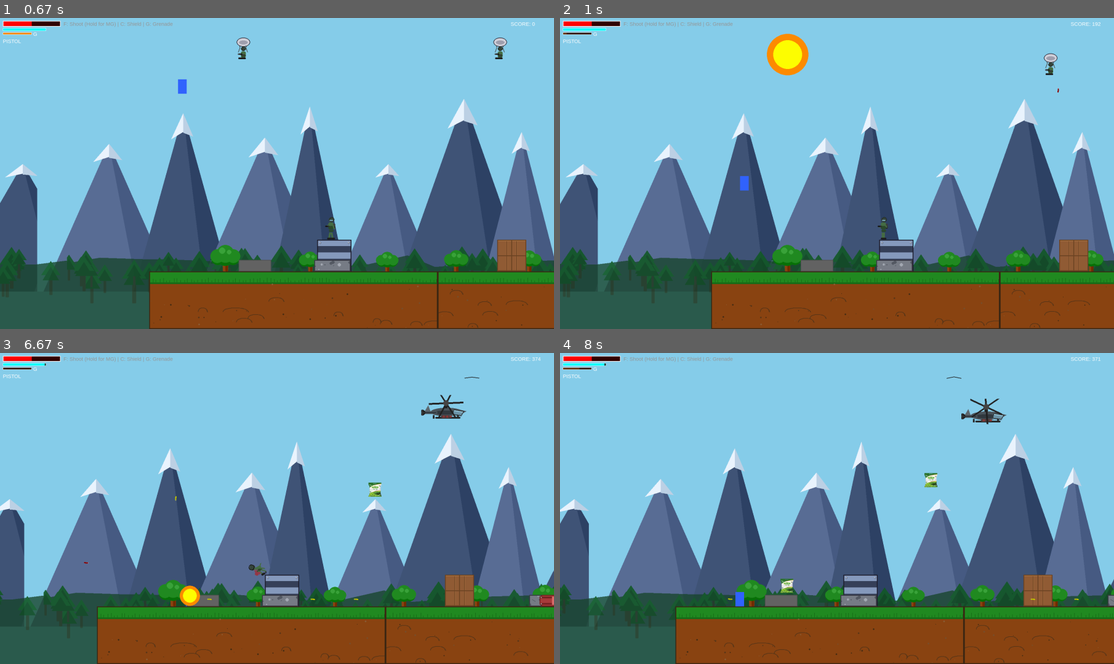
Above: before the commit, frames 1-4 (two rows, left to right).
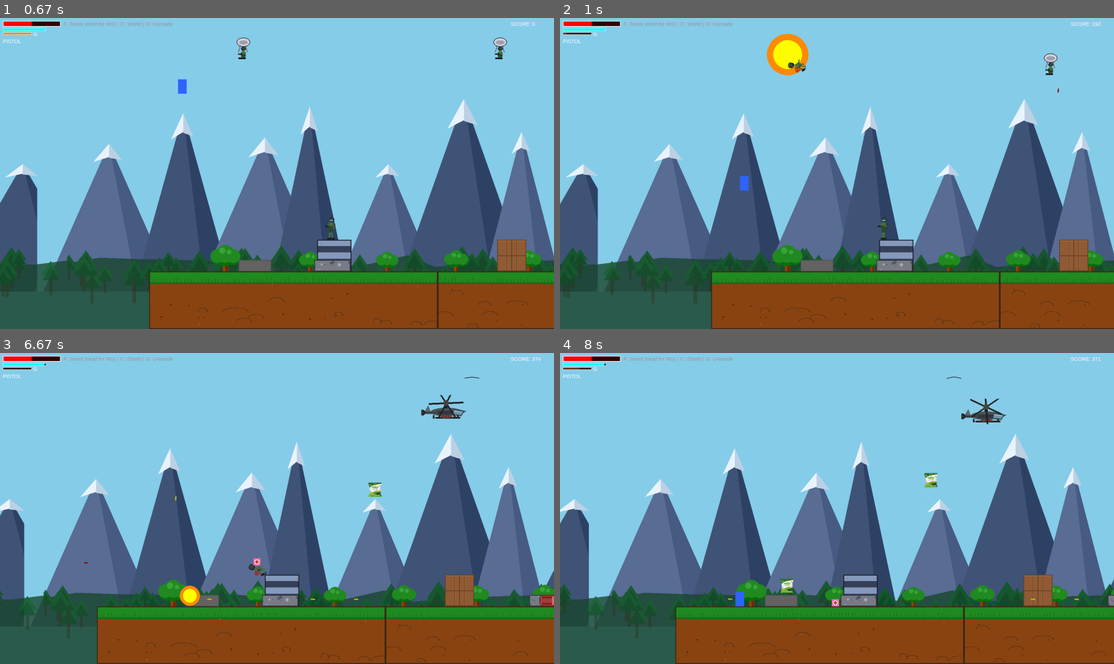
Above: after the commit, the same moments.

Repository: SayaUSB/FP-PBO-Pygame
Game: pygame game, started from main.py
Two runs of this game, one before a commit and one after it. Both use one fixed random seed, a clock stepped at 60 frames per second and the inputs below.
Inputs:
- Up to frame 1 (0.67 s): tap Enter at 0.33 s
- Up to frame 2 (1 s): tap G at 0.67 s
- Up to frame 3 (6.67 s): hold Right 1-1.47 s; tap F at 1.07, 1.37, 1.57, 1.9, 2.2, 2.4, 2.7, 2.97, 3.3, 3.6, 3.73, 4.13, 4.43, 4.8, 5.2, 5.5, 5.7, 6, 6.2, 6.53 s; tap G at 1.15, 2.48, 3.82, 5.28, 6.62 s; hold Up 1.5-1.8 s; hold Right 1.83-2.3 s; tap C at 1.98, 3.38, 4.88, 6.28 s; hold Left 2.33-2.87 s; hold Down 2.9-3.2 s; hold Left 3.23-3.63 s; hold Up 3.67-4.03 s; hold Right 4.07-4.7 s; hold Down 4.73-5.1 s; hold Left 5.13-5.6 s; hold Right 5.63-6.1 s; hold Up 6.13-6.43 s; hold Right from 6.47 s (still down)
- Up to frame 4 (8 s): tap F at 6.83, 7.03, 7.33, 7.6, 7.93 s; release Right at 6.93 s; hold Left 6.97-7.5 s; hold Down 7.53-7.83 s; tap C at 7.68 s; hold Left from 7.87 s (still down)

Frame 1 is identical in both runs. In frame 2, less than 0.1% of the frame differs, in the area x 41-45%, y 13-18%; in frame 3, less than 0.1%; in frame 4, less than 0.1%.

Commit message:
fix: Proper dead animation

Diff:
--- a/game.py
+++ b/game.py
@@ -287,7 +287,7 @@
                 self.items.add(item)
                 self.all_sprites.add(item)
 
-        elif enemy.type_name == 'soldier':
+        elif enemy.type_name in ('soldier', 'paratrooper'):
             if random.random() < 0.25:
                 item = HealthPack(enemy.rect.centerx, enemy.rect.centery)
                 self.items.add(item)
@@ -311,7 +311,7 @@
                 e.hp -= EXPLOSION_DAMAGE
                 self.add_score(e.hit_score)
             if e.hp <= 0:
-                if e.type_name == 'soldier':
+                if e.type_name in ('soldier', 'paratrooper'):
                     death = SoldierDeath(e.rect.centerx, e.rect.bottom - 15, facing=getattr(e, 'facing', 1))
                     self.all_sprites.add(death)
                     self.effects.add(death)
@@ -482,7 +482,7 @@
                 self.add_score(e.hit_score)
 
             if e.hp <= 0:
-                if e.type_name == 'soldier':
+                if e.type_name in ('soldier', 'paratrooper'):
                     death = SoldierDeath(e.rect.centerx, e.rect.bottom - 15, facing=getattr(e, 'facing', 1))
                     self.all_sprites.add(death)
                     self.effects.add(death)
@@ -523,11 +523,18 @@
         # player vs enemy bullet / missile
         player_hit_list = pygame.sprite.spritecollide(self.player, self.enemy_bullets, True)
         for bullet in player_hit_list:
+            expl = SmallExplosion(bullet.rect.centerx, bullet.rect.centery)
+            self.all_sprites.add(expl)
+            self.effects.add(expl)
             self.player.take_damage(bullet.damage)
 
-        missile_hit_player = pygame.sprite.spritecollide(self.player, self.missiles, True)
+        missile_hit_player = pygame.sprite.spritecollide(self.player, self.missiles, False)
         for m in missile_hit_player:
+            expl = MediumExplosion(m.rect.centerx, m.rect.centery)
+            self.all_sprites.add(expl)
+            self.effects.add(expl)
             self.player.take_damage(m.damage)
+            m.kill()
 
         # items
         item_hits = pygame.sprite.spritecollide(self.player, self.items, True)
--- a/src/player.py
+++ b/src/player.py
@@ -120,7 +120,7 @@
                 add_score_callback(50)
 
                 if e.hp <= 0:
-                    if e.type_name == 'soldier':
+                    if e.type_name in ('soldier', 'paratrooper'):
                         death = SoldierDeath(e.rect.centerx, e.rect.bottom - 15, facing=getattr(e, 'facing', 1))
                         all_sprites.add(death)
                         effects_group.add(death)
